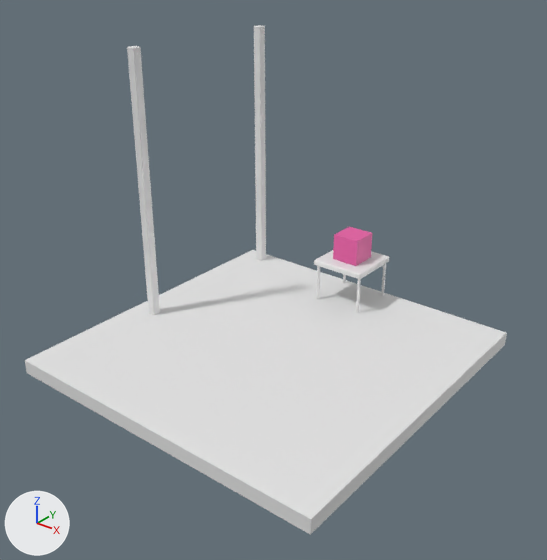
Two versions of the Blender file static/model-03/model-03.blend, one commit apart.
One viewpoint serves both versions: a 50 mm camera at (9.52, -11.9, 9.09) aimed at (0.34, -0.42, 1.97). Lighting does not change. The marker at lower left points along +X, +Y and +Z.

The first picture shows 'Cube', 'Floor', 'Pole', 'Pole.001', 'Tabletop'.
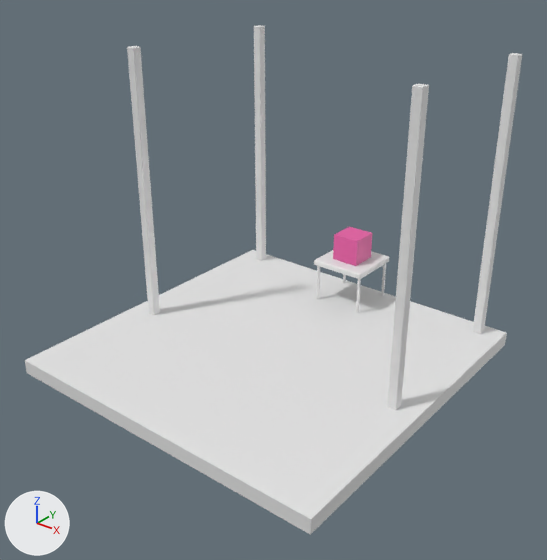
Location of each change, (x1, y1, x2, y2) in pixels of the pictures (547 x 560 px):
'Pole.003', added
    after: (387, 83, 429, 410)
'Pole.002', added
    after: (473, 53, 522, 334)

The change, as a list of edits to the scene's bpy script:
```text
Add ob_pole_003:
    ob_pole_003 = bpy.data.objects.new('Pole.003', me_cube_002)
    ob_pole_003.location = (3.42, -0.33, 2.51)
    _m = ob_pole_003.modifiers.new('Bevel', 'BEVEL')
    _m.width = 0.01
    _m.width_pct = 0.01
Add ob_pole_002:
    ob_pole_002 = bpy.data.objects.new('Pole.002', me_cube_002)
    ob_pole_002.location = (3.42, 3.63, 2.51)
    _m = ob_pole_002.modifiers.new('Bevel', 'BEVEL')
    _m.width = 0.01
    _m.width_pct = 0.01
```
